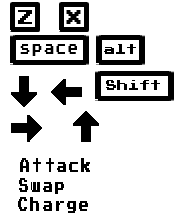
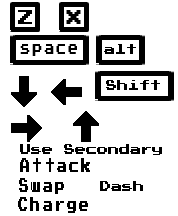
Layers edited between the first and the second 178px x 216px image:
added layer "Dash" above "Use Secondary" over [100, 181, 143, 191]
added layer "Use Secondary" above "alt" over [20, 144, 162, 155]
